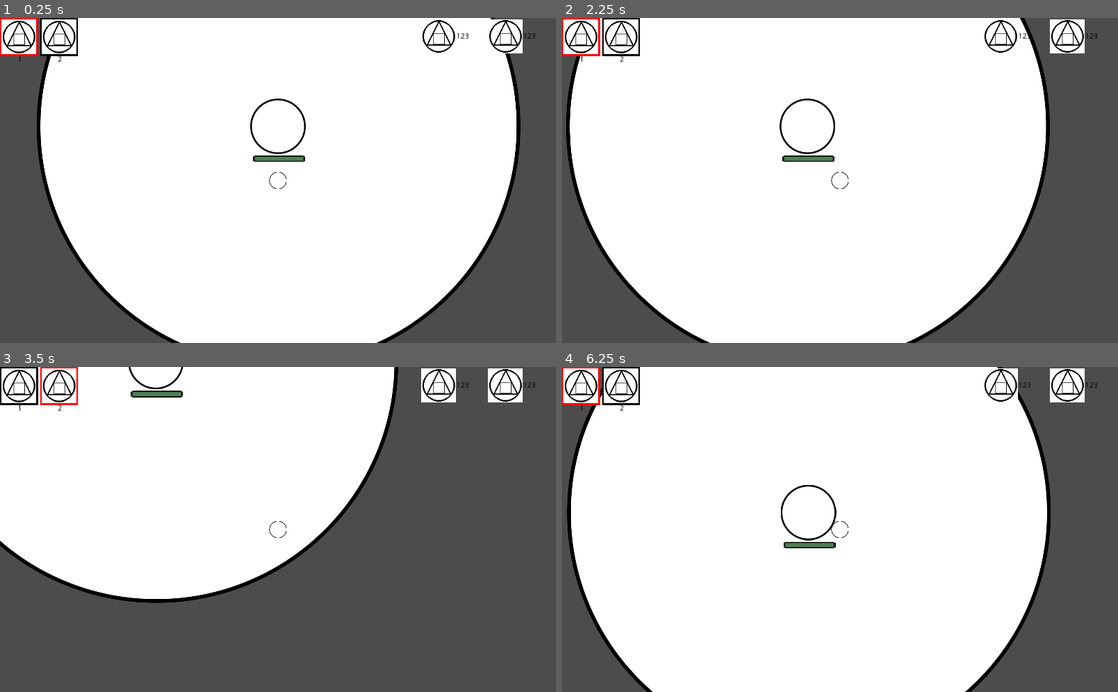
Above: before the commit, frames 1-4 (two rows, left to right).
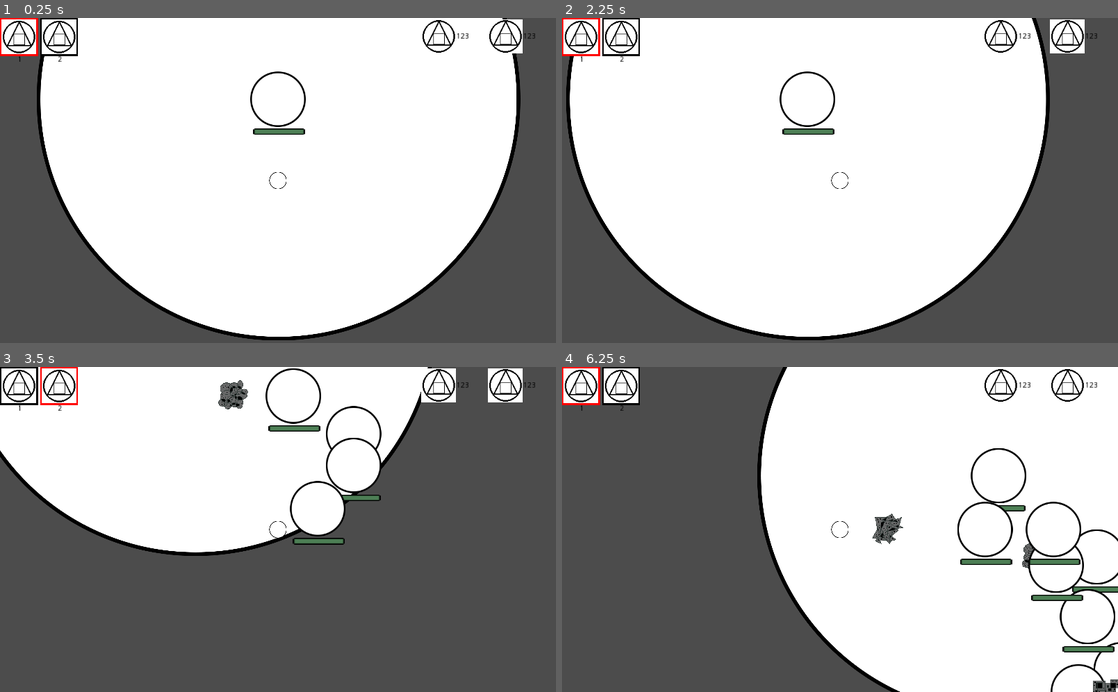
Above: after the commit, the same moments.

Repository: Gics444/tm-labs
Game: Godot game, scene res://Main_Scene_(World)/World.tscn
The game is run twice, just before and just after one commit, with the same random seed, the same clock (stepped at 60 frames per second) and the same inputs.
Inputs (mouse positions are in pixels of both pictures, inside the frame that each line leads up to):
- Up to frame 1 (0.25 s): no input
- Up to frame 2 (2.25 s): click "1" at 0.5 s; click "2" at 1.25 s; tap Enter at 2 s; move the mouse to (962, 164) at 2.02 s; hold D (right) from 2.03 s (still down); hold 1 (1) from 2.03 s (still down); click (962, 164) at 2.17 s
- Up to frame 3 (3.5 s): tap Space (ui_select) at 2.27, 2.57, 3.02, 3.05, 3.32 s; tap 2 (2) at 2.3, 2.85 s; move the mouse to (166, 545) at 2.77 s; release D (right) at 2.78 s; release 1 (1) at 2.78 s; hold S (down) from 2.78 s (still down); click (166, 545) at 2.92 s
- Up to frame 4 (6.25 s): move the mouse to (895, 458) at 3.52 s; release S (down) at 3.53 s; hold D (right) 3.53-4.28 s; hold Space (ui_select) 3.53-4.28 s; click (895, 458) at 3.67 s; tap 1 (1) at 3.8, 4.35, 5.85 s; move the mouse to (812, 594) at 4.27 s; hold W (up) 4.28-5.03 s; click (812, 594) at 4.42 s; tap Space (ui_select) at 4.52, 4.82, 5.27, 5.3, 5.57, 6.02 s; tap 2 (2) at 4.55 s; move the mouse to (1006, 578) at 5.02 s; hold 2 (2) 5.03-5.78 s; hold A (left) from 5.03 s (still down); click (1006, 578) at 5.17 s; move the mouse to (673, 480) at 5.77 s; click (673, 480) at 5.92 s

The runs differ from the first frame. In frame 1, 8.0% of the frame differs, in the area x 6-94%, y 0-100%; in frame 2, 8.2%; in frame 3, 13%; in frame 4, 53%, in the area x 0-100%, y 0-100%.

Commit message:
added zoom and placing structures

Diff:
--- a/Lab3/Godot stuff/Main_Scene_(World)/ButtonGroup.gd
+++ b/Lab3/Godot stuff/Main_Scene_(World)/ButtonGroup.gd
@@ -1,6 +1,7 @@
 extends Control
 
 onready var pressed = $Structure1
+signal structure_selected(selected_number)
 
 func _ready() -> void:
 	for button in get_children():
@@ -10,6 +11,7 @@
 	pressed.pressed = false
 	pressed = button
 	pressed.pressed = true
+	emit_signal("structure_selected", button.get_child(0).text)
 
 func _input(event):
 	if event.is_action_pressed("1"):
--- /dev/null
+++ b/Lab3/Godot stuff/Main_Scene_(World)/Camera.gd
@@ -0,0 +1,9 @@
+extends Camera2D
+
+
+func _input(event):
+	if event is InputEventMouseButton:
+		if event.button_index == BUTTON_WHEEL_UP:
+			zoom += Vector2(-0.1, -0.1)
+		if event.button_index == BUTTON_WHEEL_DOWN:
+			zoom += Vector2(0.1, 0.1)
--- a/Lab3/Godot stuff/Main_Scene_(World)/World.gd
+++ b/Lab3/Godot stuff/Main_Scene_(World)/World.gd
@@ -3,6 +3,7 @@
 
 func _ready():
 	randomize()
+	$Camera2D/CanvasLayer/UI/ButtonGroup.connect("structure_selected", $"Circle_(Player)", "_on_selected_structure")
 
 var pest_nest = preload("res://Objects/Structures/Pest_Deepnest/Pest_Deepnest.tscn")
 
--- a/Lab3/Godot stuff/Main_Scene_(World)/World.tscn
+++ b/Lab3/Godot stuff/Main_Scene_(World)/World.tscn
@@ -6,6 +6,7 @@
 [ext_resource path="res://Main_Scene_(World)/UI.tscn" type="PackedScene" id=4]
 [ext_resource path="res://Main_Scene_(World)/World.gd" type="Script" id=5]
 [ext_resource path="res://Main_Scene_(World)/ExpandingBack.tscn" type="PackedScene" id=6]
+[ext_resource path="res://Main_Scene_(World)/Camera.gd" type="Script" id=7]
 
 [node name="The World" type="Node2D"]
 script = ExtResource( 5 )
@@ -20,6 +21,7 @@
 scale = Vector2( 5, 5 )
 
 [node name="Circle_(Player)" parent="." instance=ExtResource( 1 )]
+position = Vector2( 512, 350 )
 
 [node name="The_Core" parent="." instance=ExtResource( 2 )]
 
@@ -28,13 +30,12 @@
 autostart = true
 
 [node name="Camera2D" type="Camera2D" parent="."]
-position = Vector2( 512, 300 )
+position = Vector2( 512, 350 )
 current = true
+script = ExtResource( 7 )
 
-[node name="UI" parent="Camera2D" instance=ExtResource( 4 )]
-margin_left = -512.0
-margin_top = -300.0
-margin_right = -512.0
-margin_bottom = -300.0
+[node name="CanvasLayer" type="CanvasLayer" parent="Camera2D"]
+
+[node name="UI" parent="Camera2D/CanvasLayer" instance=ExtResource( 4 )]
 
 [connection signal="timeout" from="SpawnTimer" to="." method="_on_SpawnTimer_timeout"]
--- a/Lab3/Godot stuff/Objects/Entities/Circle_(Player)/Circle_(Player).gd
+++ b/Lab3/Godot stuff/Objects/Entities/Circle_(Player)/Circle_(Player).gd
@@ -1,19 +1,8 @@
 extends KinematicBody2D
 
-
-# Declare member variables here. Examples:
-# var a = 2
-# var b = "text"
 var movespeed = 300
 
-# Called when the node enters the scene tree for the first time.
-func _ready():
-	pass # Replace with function body.
-
-
-# Called every frame. 'delta' is the elapsed time since the previous frame.
-#func _process(delta):
-#	pass
+var structure_number_selected = "1"
 
 func _physics_process(delta):
 	var motion = Vector2()
@@ -29,3 +18,19 @@
 
 	motion = motion.normalized()
 	motion = move_and_slide(motion * movespeed)
+
+func _input(event):
+	if event.is_action_pressed("ui_select"):
+		if structure_number_selected == "1":
+			var structure = load("res://Objects/Structures/Pest_Deepnest/Pest_Deepnest.tscn").instance()
+			$"..".add_child(structure)
+			structure.position = position
+		elif structure_number_selected == "2":
+			var structure = load("res://Objects/Structures/The_Core/The_Core.tscn").instance()
+			$"..".add_child(structure)
+			structure.position = position
+
+
+func _on_selected_structure(structure_number):
+	print(structure_number)
+	structure_number_selected = structure_number
Not shown: 1 places in Lab3/Godot stuff/Main_Scene_(World)/World.tscn that only renumber resources
